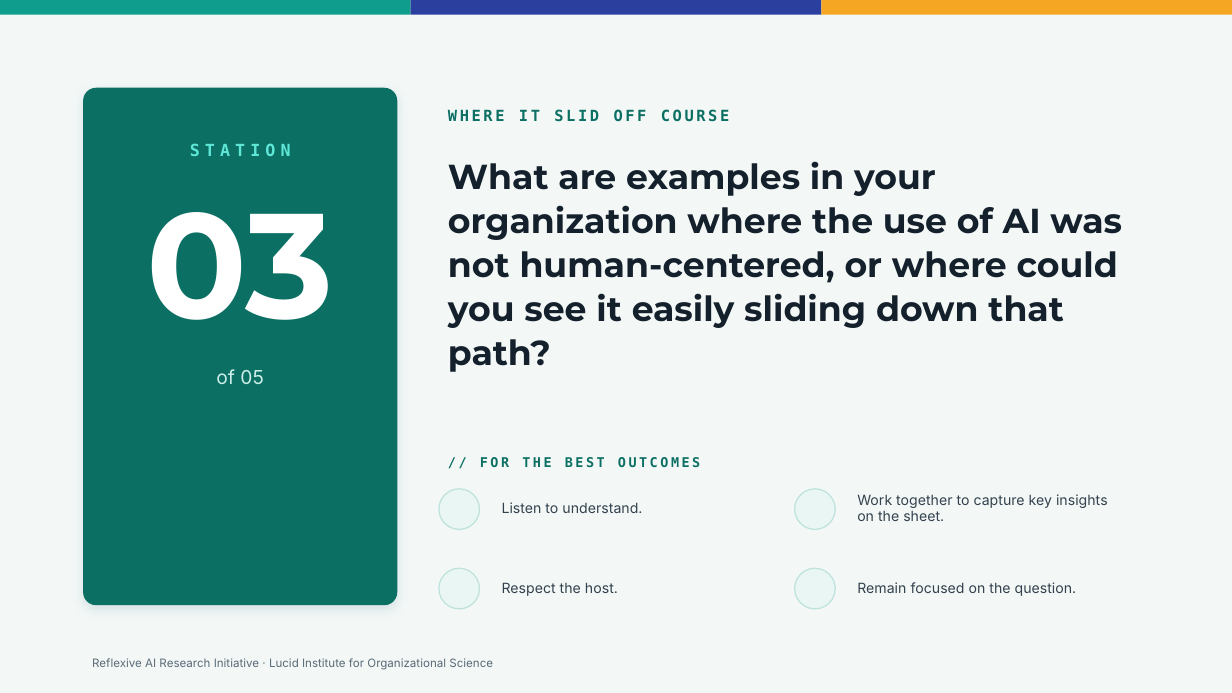
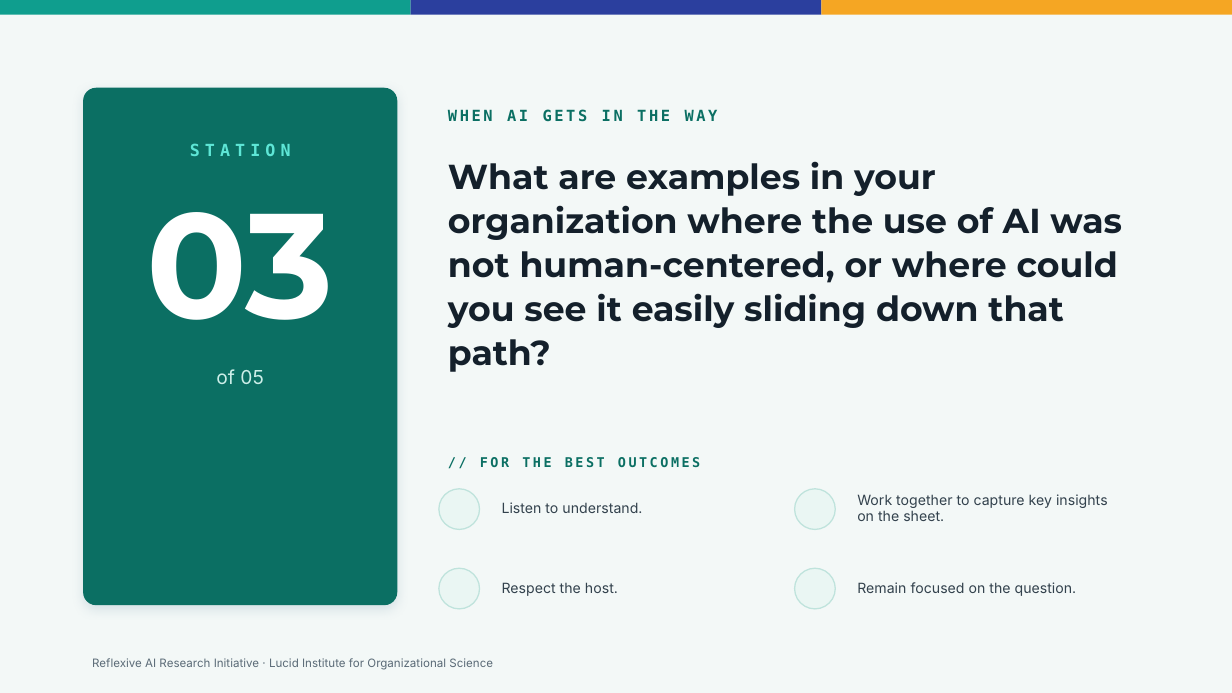
Before and after one commit to LucidInstitute/Reflexive-AI-Initiative, a slide deck: slide 4 of World Cafe Facilitation Guide/Source/Station Topics.pptx. Drawn at 1232x693 pixels with LibreOffice and Linux fonts; fonts in the diff are those of the drawing; background and template pictures are left out. Boxes give left, top, right and bottom in pixels: in the first picture for what was removed or moved away, otherwise in the second. Text is boxed around its words. In the diff, an @@ line names an element or a change of style, - is before the commit and + after.

```diff
--- a/World Cafe Facilitation Guide/Source/Station Topics.pptx
+++ b/World Cafe Facilitation Guide/Source/Station Topics.pptx
@@ text at (448, 109, 718, 122): text changed @@
-WHERE IT SLID OFF COURSE
+WHEN AI GETS IN THE WAY
```
Also in this commit, not shown: 4 other slides changed, 2 other files.
